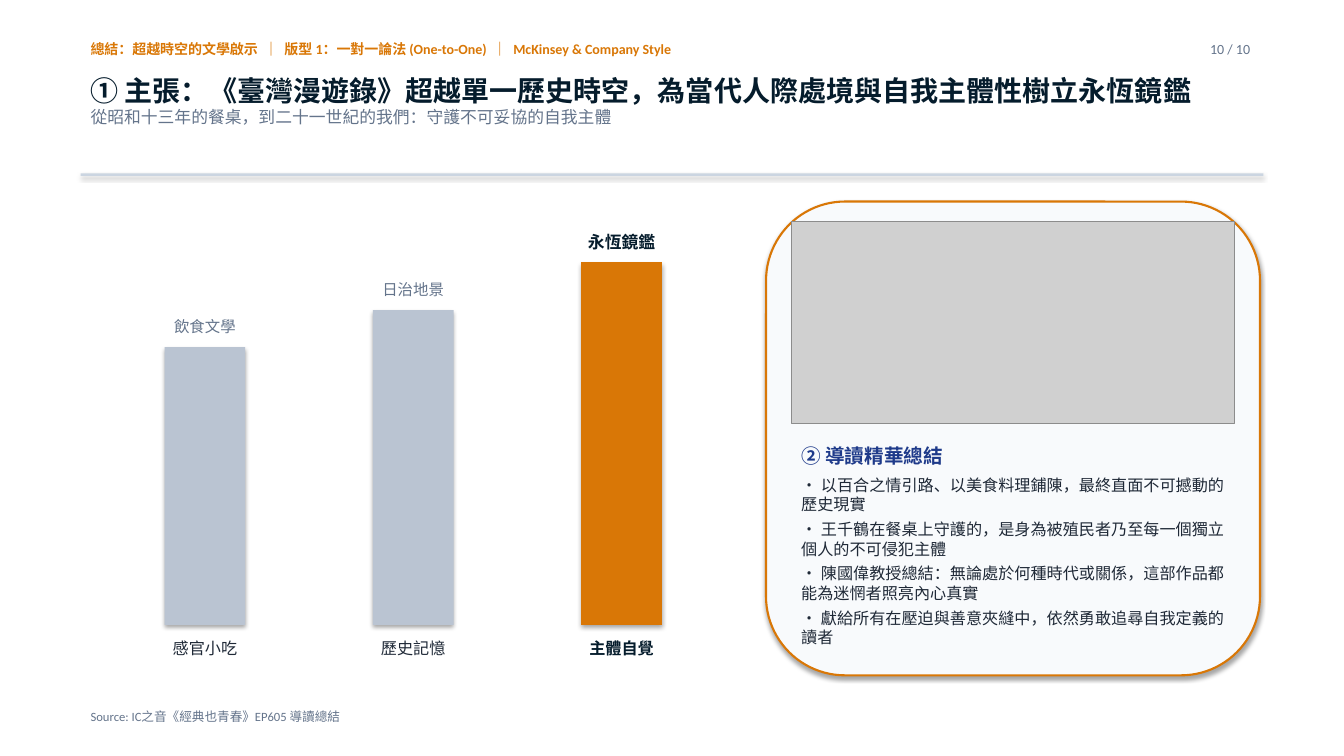
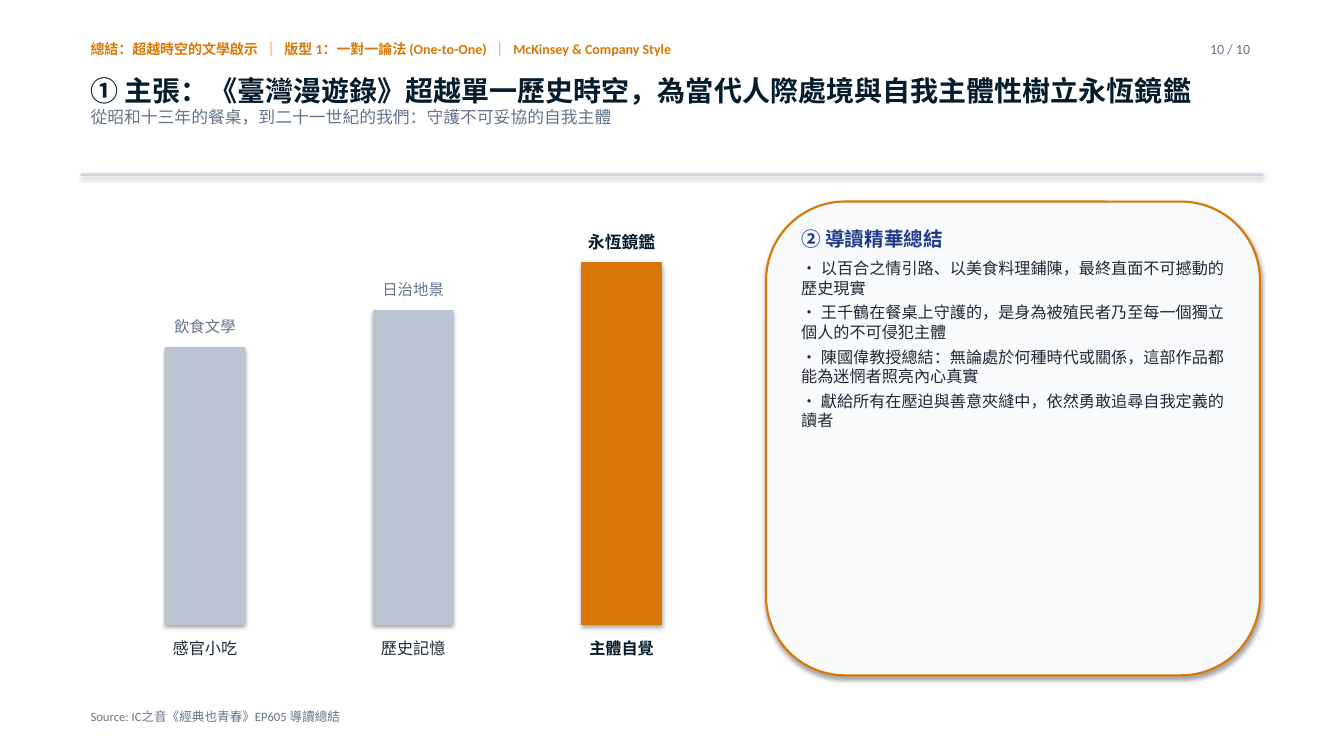
Before and after one commit to davidyeh51/classic-youth-portal, a slide deck: slide 10 of episodes/ep605/經典也青春EP605_陳國偉談楊双子的《臺灣漫遊錄》_無雜訊顧問簡報.pptx. Drawn at 1344x756 pixels with LibreOffice and Linux fonts; fonts in the diff are those of the drawing; grey boxes stand for pictures. Boxes give left, top, right and bottom in pixels: in the first picture for what was removed or moved away, otherwise in the second. Text is boxed around its words. In the diff, an @@ line names an element or a change of style, - is before the commit and + after.

```diff
--- a/episodes/ep605/經典也青春EP605_陳國偉談楊双子的《臺灣漫遊錄》_無雜訊顧問簡報.pptx
+++ b/episodes/ep605/經典也青春EP605_陳國偉談楊双子的《臺灣漫遊錄》_無雜訊顧問簡報.pptx
@@ text "② 導讀精華總結": place and size @@
-text "② 導讀精華總結" at (801,442,1224,644)
+text "② 導讀精華總結" at (801,226,1224,427)
@@ picture removed at (791,222,1235,423) @@
```
Also in this commit, not shown: 8 other slides changed, 2 other files.
